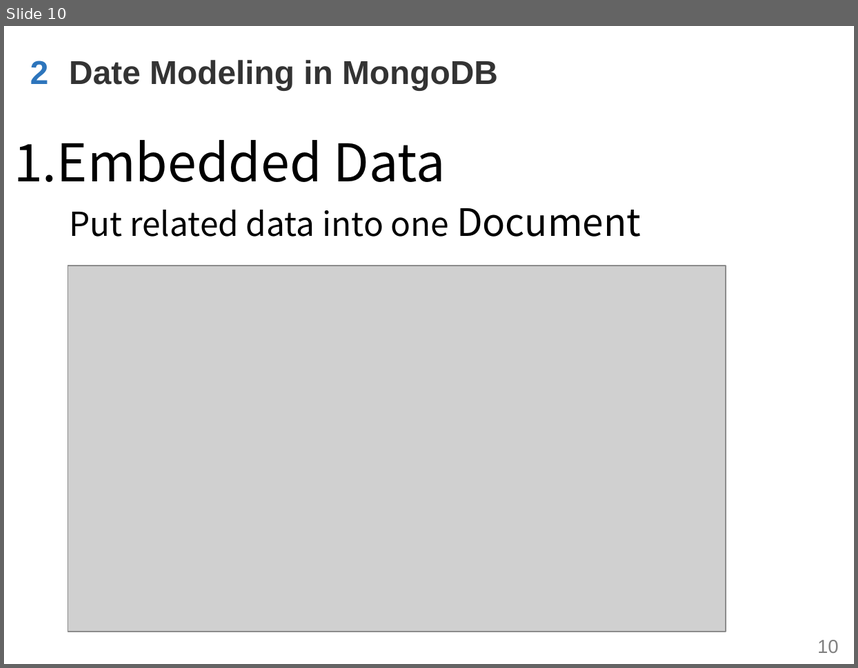
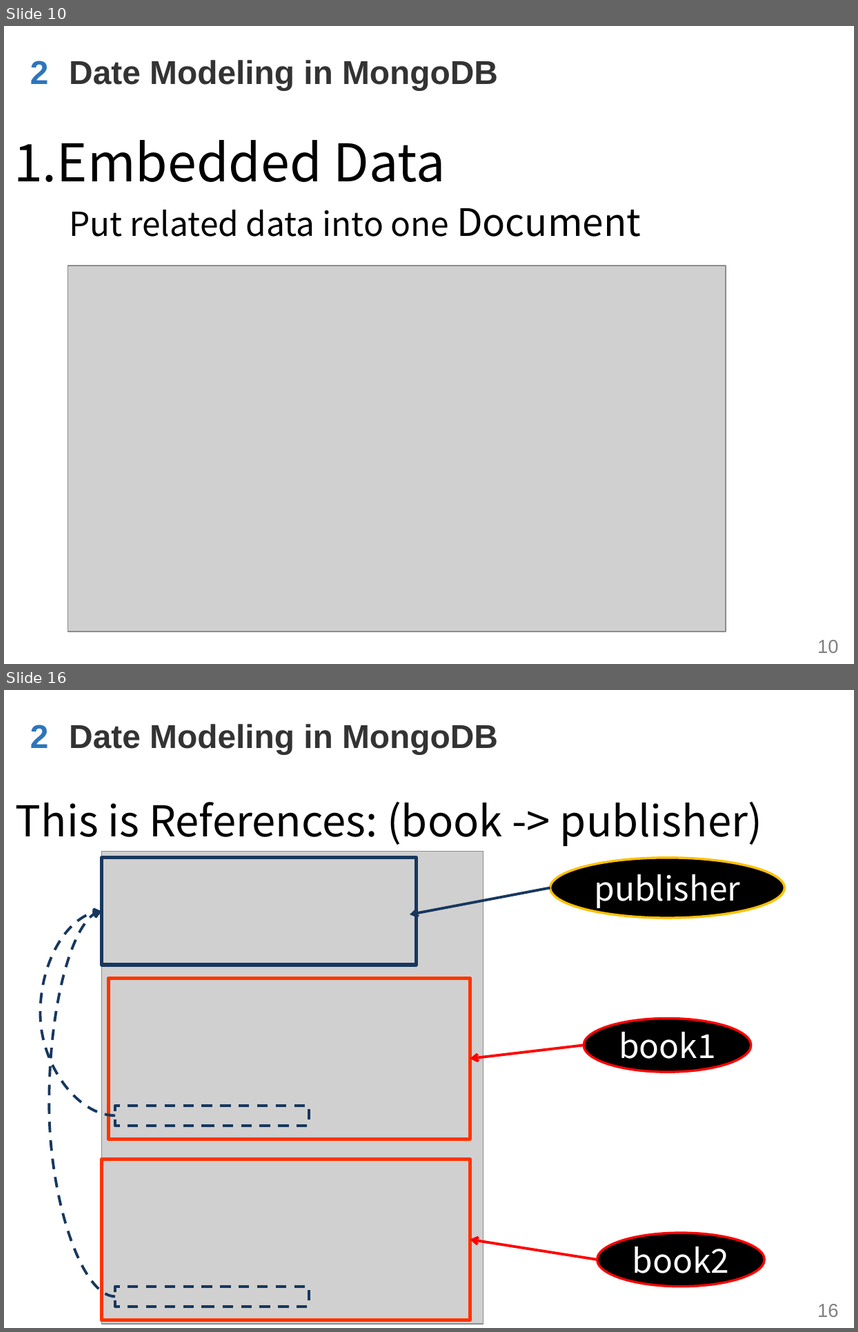
Before and after one commit to WenhaoXu/full-stack-web-course, a slide deck: db/mongodb/2017/materials/MongoDB_CH4_Modeling.pptx. Shown one above the other, each under a label of ours: slide 10 before the commit, slides 10 and 16 after it; the slides between them are not shown. The pictures are 858x668 and 858x1332 pixels, drawn with LibreOffice and Linux fonts; fonts in the diff are those of the drawing; grey boxes stand for pictures; background and template pictures are left out. Boxes give left, top, right and bottom in pixels: in the first picture for what was removed or moved away, otherwise in the second. Text is boxed around its words. In the diff, an @@ line names an element or a change of style, - is before the commit and + after.

Commit message:
[db] Finish CH4 modeling ppt

```diff
--- a/db/mongodb/2017/materials/MongoDB_CH4_Modeling.pptx
+++ b/db/mongodb/2017/materials/MongoDB_CH4_Modeling.pptx
@@ slide 16 added at (4, 690, 854, 1328), background #FFFFFF; not listed: 1 template element that a slide beside it also shows @@
@@ text added at (30, 724, 49, 748), 28 pt, text #2D75BC, bold @@
+2
@@ text added at (69, 724, 498, 754), 28 pt, text #333333, bold @@
+Date Modeling in MongoDB
@@ text added at (16, 802, 762, 846), 36 pt, text #000000 @@
+This is References: (book -> publisher)
@@ picture added at (102, 851, 484, 1323) @@
@@ rectangle added at (102, 858, 417, 965), outline #17375E 3 pt @@
@@ ellipse added at (550, 858, 785, 918), fill #000000, outline #FFC000 2 pt, 28 pt, text #FFFFFF @@
+publisher
@@ arrow added from (550, 888) to (410, 914), #17375E 2.25 pt @@
@@ curved arrow added from (115, 1115) to (102, 911), #17375E 2.25 pt dashed @@
@@ curved arrow added from (115, 1296) to (102, 911), #17375E 2.25 pt dashed @@
@@ rectangle added at (109, 978, 470, 1138), outline #FF3300 3 pt @@
@@ ellipse added at (584, 1018, 751, 1072), fill #000000, outline #FF0000 2 pt, 28 pt, text #FFFFFF @@
+book1
@@ arrow added from (584, 1045) to (470, 1058), #FF0000 2.25 pt @@
@@ rectangle added at (115, 1105, 309, 1125), outline #17375E 2.25 pt dashed @@
@@ rectangle added at (102, 1159, 470, 1319), outline #FF3300 3 pt @@
@@ arrow added from (597, 1259) to (470, 1239), #FF0000 2.25 pt @@
@@ ellipse added at (597, 1232, 765, 1286), fill #000000, outline #FF0000 2 pt, 28 pt, text #FFFFFF @@
+book2
@@ rectangle added at (115, 1286, 309, 1306), outline #17375E 2.25 pt dashed @@
```
Also in this commit, not shown: 1 slide changed, 13 other slides added.
